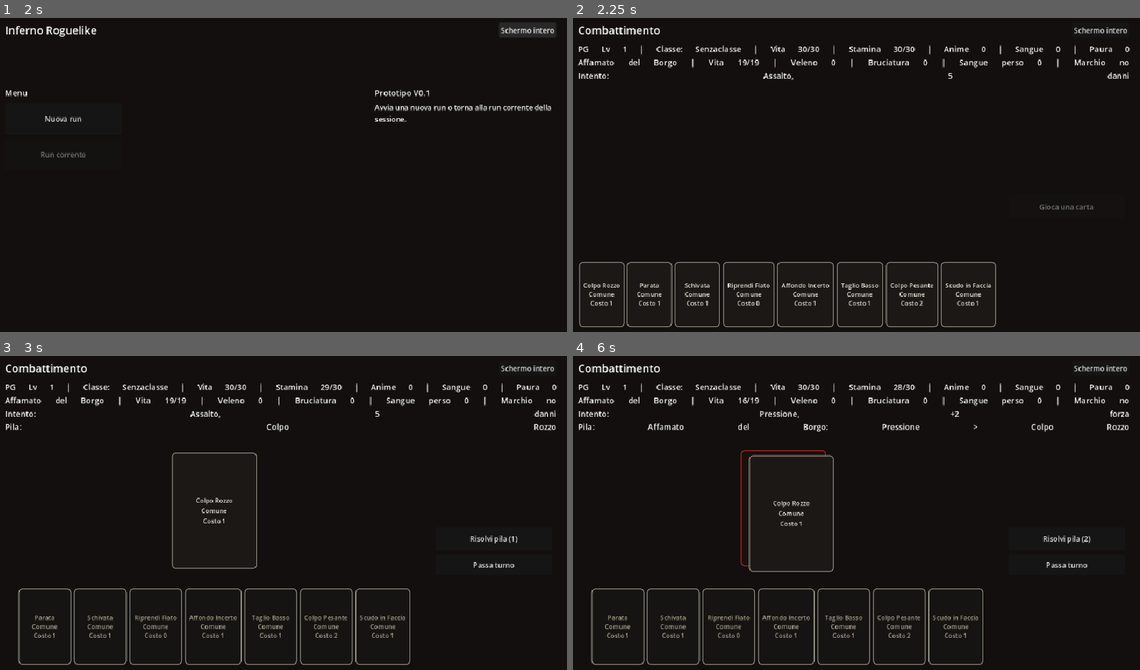
Above: before the commit, frames 1-4 (two rows, left to right).
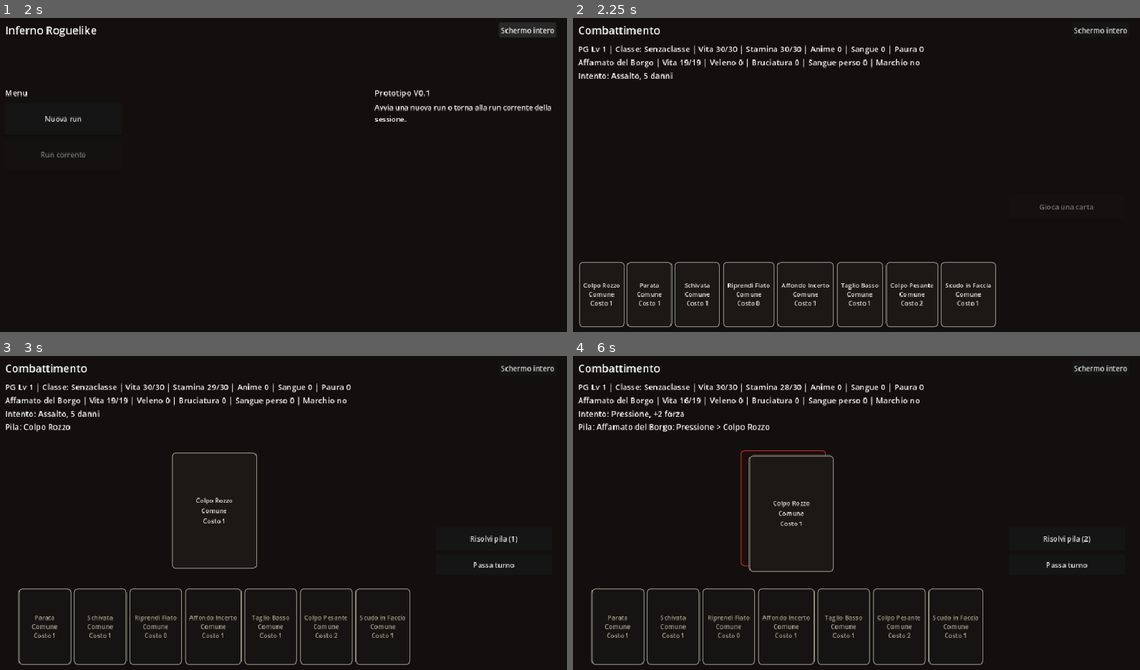
Above: after the commit, the same moments.

Repository: Chivas1504/Gioco
Game: Godot game, scene res://scenes/main.tscn
Same seed, same stepped clock (60 frames per second), same inputs: the game is played once before the commit and once after it.
Inputs:
- Up to frame 1 (2 s): click "Schermo intero" at 0.5 s; click "Finestra" at 1.25 s
- Up to frame 2 (2.25 s): click "Nuova run" at 2 s
- Up to frame 3 (3 s): click "Colpo Rozzo Comune Costo 1" at 2.75 s
- Up to frame 4 (6 s): click "Risolvi pila (1)" at 3.5 s; click "Schermo intero" at 4.25 s; click "Finestra" at 5 s; click "Colpo Rozzo Comune Costo 1" at 5.75 s

Frame 1 is identical in both runs. In frame 2, 2.1% of the frame differs, in the area x 3-99%, y 8-20%; in frame 3, 2.3%; in frame 4, 2.7%, in the area x 3-99%, y 8-25%.

Commit message:
Corregge allineamento testo header

Diff:
--- a/scripts/main.gd
+++ b/scripts/main.gd
@@ -118,21 +118,21 @@
 
 	player_label = Label.new()
 	player_label.size_flags_horizontal = Control.SIZE_EXPAND_FILL
-	player_label.horizontal_alignment = HORIZONTAL_ALIGNMENT_FILL
+	player_label.horizontal_alignment = HORIZONTAL_ALIGNMENT_LEFT
 	player_label.autowrap_mode = TextServer.AUTOWRAP_WORD_SMART
 	player_label.add_theme_font_size_override("font_size", 18)
 	status_row.add_child(player_label)
 
 	enemy_label = Label.new()
 	enemy_label.size_flags_horizontal = Control.SIZE_EXPAND_FILL
-	enemy_label.horizontal_alignment = HORIZONTAL_ALIGNMENT_FILL
+	enemy_label.horizontal_alignment = HORIZONTAL_ALIGNMENT_LEFT
 	enemy_label.autowrap_mode = TextServer.AUTOWRAP_WORD_SMART
 	enemy_label.add_theme_font_size_override("font_size", 18)
 	status_row.add_child(enemy_label)
 
 	intent_label = Label.new()
 	intent_label.size_flags_horizontal = Control.SIZE_EXPAND_FILL
-	intent_label.horizontal_alignment = HORIZONTAL_ALIGNMENT_FILL
+	intent_label.horizontal_alignment = HORIZONTAL_ALIGNMENT_LEFT
 	intent_label.autowrap_mode = TextServer.AUTOWRAP_WORD_SMART
 	intent_label.add_theme_font_size_override("font_size", 18)
 	status_row.add_child(intent_label)
